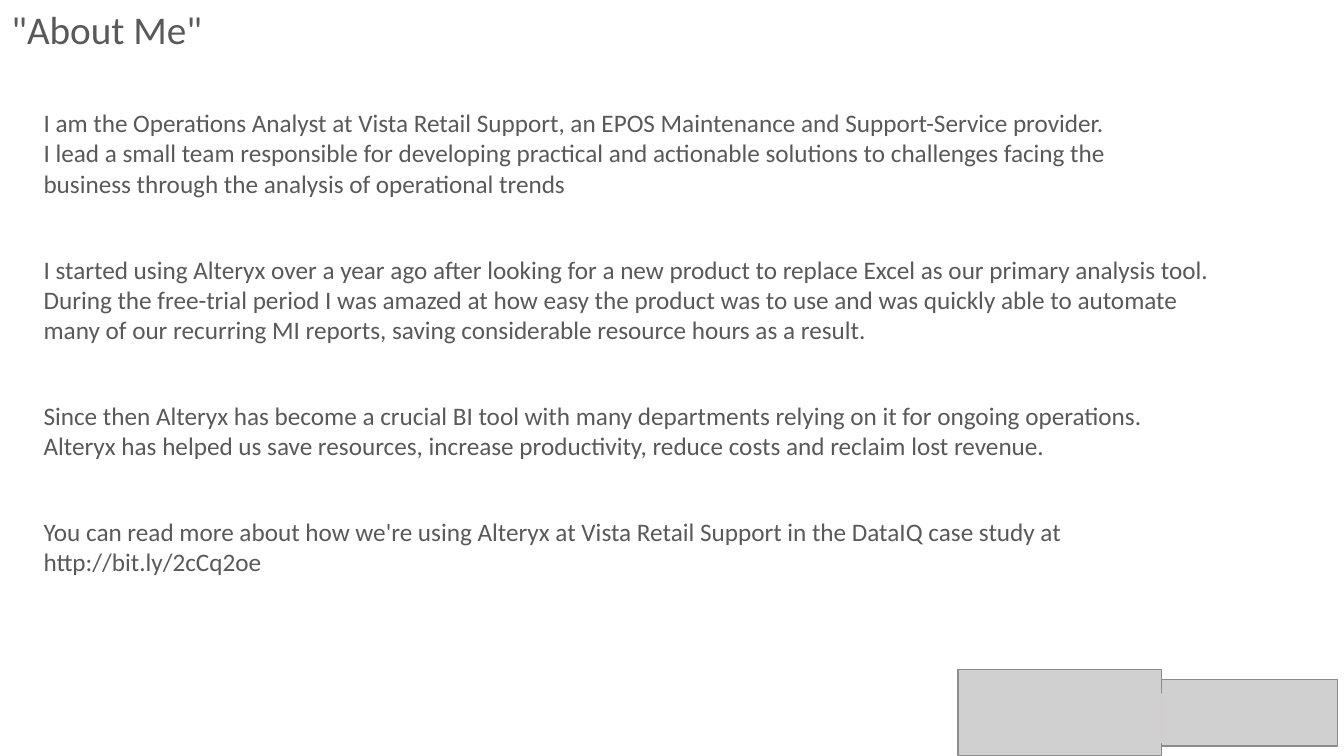
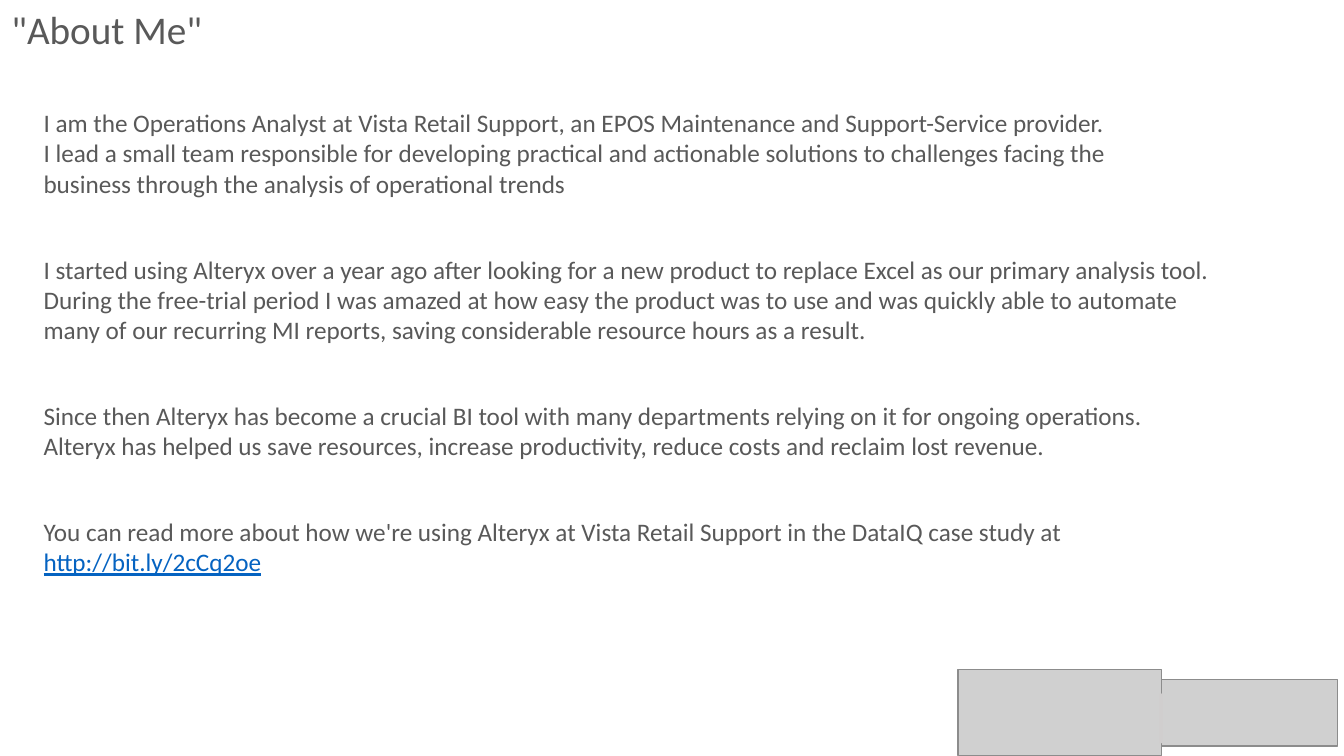
Before and after one commit to philbudden/alteryxDemo_SqlRelay16, a slide deck: slide 2 of sqlRelayCardiff2016.pptx. Drawn at 1344x756 pixels with LibreOffice and Linux fonts; fonts in the diff are those of the drawing; grey boxes stand for pictures. Boxes give left, top, right and bottom in pixels: in the first picture for what was removed or moved away, otherwise in the second. Text is boxed around its words. In the diff, an @@ line names an element or a change of style, - is before the commit and + after.

```diff
--- a/sqlRelayCardiff2016.pptx
+++ b/sqlRelayCardiff2016.pptx
@@ text at [44,553,262,576]: text colour #595959 to #0563C1, underline on in "http://bit.ly/2cCq2oe" @@
```
Also in this commit, not shown: 8 other slides changed, 2 slides removed, 1 other file.
